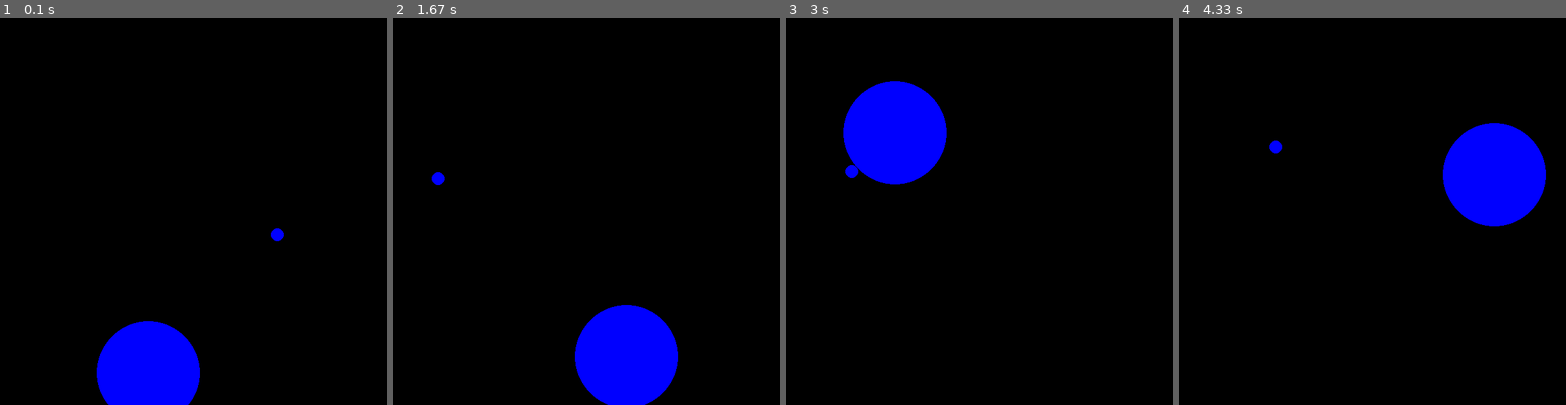
Above: before the commit, frames 1-4 (left to right).
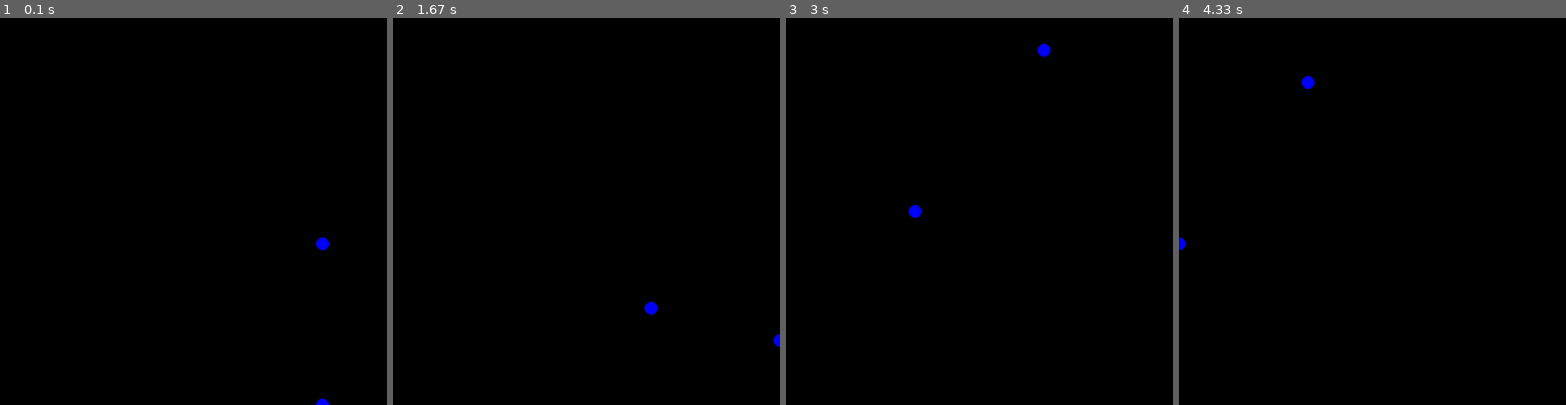
Above: after the commit, the same moments.

Repository: Marihbn/Cinetica_quimica_4_semestre
Game: pygame game, started from import pygame.py
Two runs of this game, one before a commit and one after it. Both use one fixed random seed, a clock stepped at 60 frames per second and the inputs below.
Inputs:
- Up to frame 1 (0.1 s): no input
- Up to frame 2 (1.67 s): no input
- Up to frame 3 (3 s): no input
- Up to frame 4 (4.33 s): no input

The runs differ from the first frame. In frame 1, 5.1% of the frame differs, in the area x 25-85%, y 54-100%; in frame 2, 5.7%; in frame 3, 5.8%, in the area x 14-69%, y 6-52%; in frame 4, 5.8%.

Commit message:
atualizei arquivos

Diff:
--- a/import pygame.py
+++ b/import pygame.py
@@ -19,7 +19,7 @@
         self.posicao = np.array([x, y])
         self.raio = raio
         self.cor = blue
-        self.velocidade = np.array([5, 6])
+        self.velocidade = np.array([50, 50])
         self.massa = raio**2
 
     def colisao_parede(self):
@@ -49,7 +49,7 @@
             #p1.velocidade, p2.velocidade = p1.velocidade.astype(np.int32), p2.velocidade.astype(np.int32)
 
 # Criando as partículas
-particula_1 = Particle(width // 3, height - 100 // 2, 80)
+particula_1 = Particle(width // 3, height - 100 // 2, 10)
 particula_2 = Particle(2 * width // 3, height // 2, 10)
 
 # Rodando a simulação
--- /dev/null
+++ b/ver3.py
@@ -0,0 +1,108 @@
+import pygame
+import numpy as np
+
+pygame.init()
+
+# Simulação da caixa por meio de uma janela
+width, height = 600, 600
+window = pygame.display.set_mode((width, height))
+pygame.display.set_caption("Simulação de Colisão de Partículas")
+
+# Cores do fundo e partículas
+black = (0, 0, 0)
+blue = (0, 0, 255)
+
+# Classe para representar as partículas
+class Particle:
+    def __init__(self, x, y, radius):
+        self.position = np.array([x, y])
+        self.radius = radius
+        self.color = blue
+        self.velocity = np.array([10, 10])
+        self.mass = radius**2
+
+    def colisao_parede(self):
+        if (self.position[0] - self.radius <= 0) or (self.position[0] + self.radius >= width):
+            self.velocity[0] *= -1
+        if (self.position[1] - self.radius <= 0) or (self.position[1] + self.radius >= height):
+            self.velocity[1] *= -1
+
+    def move(self):
+        self.position = (self.position + self.velocity).astype(int)
+
+    def draw(self, surface):
+        pygame.draw.circle(surface, self.color, (int(self.position[0]), int(self.position[1])), self.radius)
+
+def distance(p1, p2):
+    return np.sqrt((p1.position[0] - p2.position[0])**2 + (p1.position[1] - p2.position[1])**2)
+
+def relative_speed(p1, p2):
+    return np.sqrt((p1.velocity[0] - p2.velocity[0])**2 + (p1.velocity[1] - p2.velocity[1])**2)
+
+def collide_particles(p1, p2):
+    lamb = p1.mass / p2.mass
+    beta = p2.mass / p1.mass
+    if distance(p1, p2) <= (p1.radius + p2.radius):
+        if relative_speed(p1, p2) > 0:
+            new_velocity_1 = (2 / (1 + lamb)) * p2.velocity - ((1 - lamb) / (1 + lamb)) * p1.velocity
+            new_velocity_2 = (2 / (1 + beta)) * p1.velocity - ((1 - beta) / (1 + beta)) * p2.velocity
+            p1.velocity, p2.velocity = new_velocity_1, new_velocity_2
+
+def main():
+    pygame.init()
+    window = pygame.display.set_mode((width, height))
+    pygame.display.set_caption("Simulação de Colisão de Partículas")
+
+    particles = []
+    num_particles = 100
+
+    #for _ in range(num_particles):
+     #   particle = Particle(np.random.randint(0, width), np.random.randint(0, height), 50)
+      #  particles.append(particle)
+
+    #for _ in range(num_particles):
+     #   radius = np.random.randint(5, 20)  # Defina o intervalo de tamanhos desejados
+      #  particle = Particle(np.random.randint(0, width), np.random.randint(0, height), radius)
+       # particles.append(particle)
+
+    sizes = [5, 10]  # Lista de tamanhos possíveis
+    for _ in range(num_particles):
+        radius = np.random.choice(sizes)  # Escolhe um tamanho da lista
+        particle = Particle(np.random.randint(0, width), np.random.randint(0, height), radius)
+        particles.append(particle)
+
+    #sizes_and_colors = [
+    #(5, (0, 0, 255)),   # Tamanho 10, cor azul
+    #(10, (255, 0, 0)),   # Tamanho 15, cor vermelha
+    #(20, (0, 255, 0)),   # Tamanho 20, cor verde
+    # Adicione mais pares de tamanho e cor conforme necessário
+#]
+
+
+
+    simulating = True
+    clock = pygame.time.Clock()
+
+    while simulating:
+        for event in pygame.event.get():
+            if event.type == pygame.QUIT:
+                simulating = False
+
+        window.fill(black)
+
+        for particle in particles:
+            particle.move()
+            particle.draw(window)
+            particle.colisao_parede()
+
+        for i in range(num_particles):
+            for j in range(i + 1, num_particles):
+                collide_particles(particles[i], particles[j])
+
+        pygame.display.update()
+        clock.tick(60)
+
+    pygame.quit()
+
+if __name__ == "__main__":
+    main()
